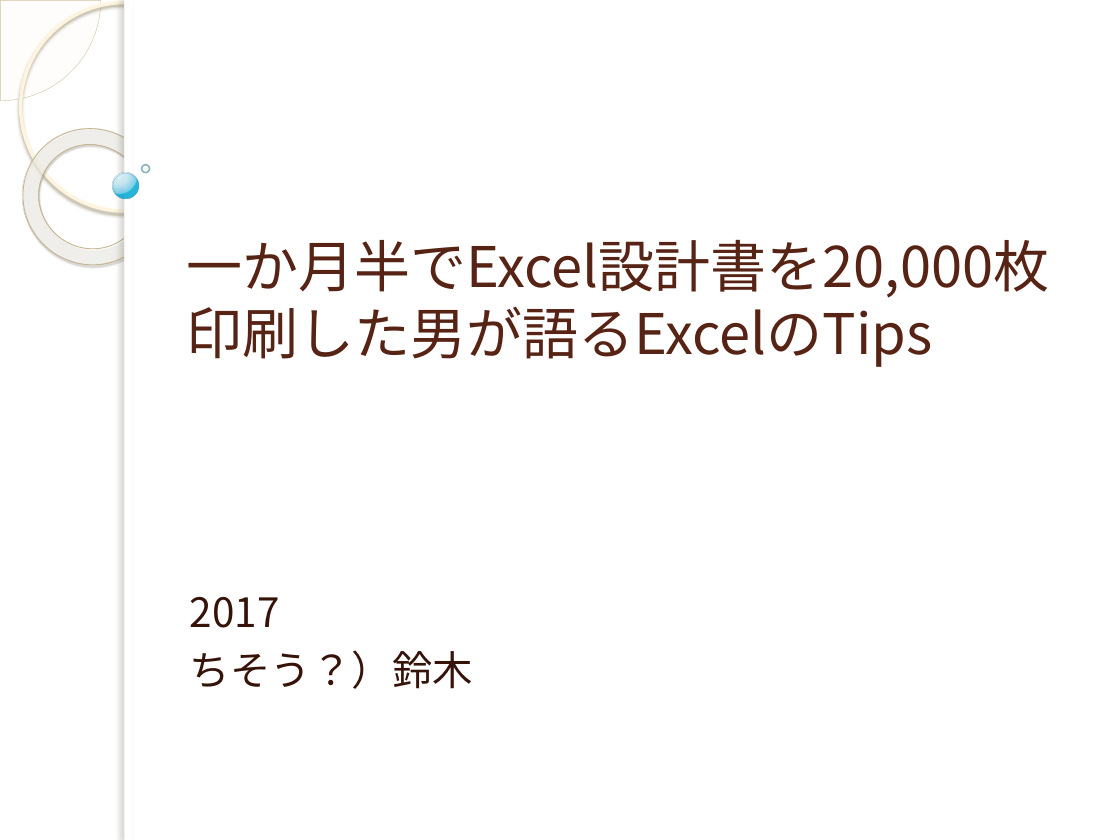
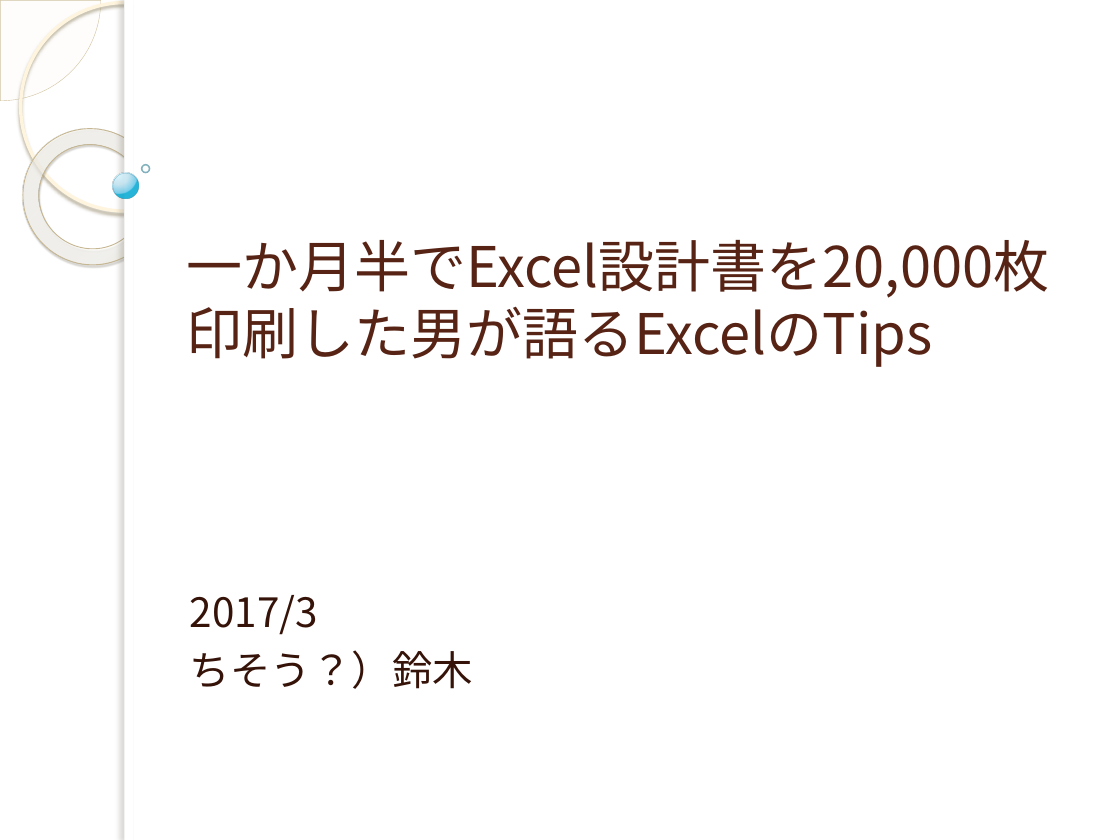
Before and after one commit to yuridonus/FEstudy, a slide deck: slide 1 of hateful_excel.pptx. Drawn at 1120x840 pixels with LibreOffice and Linux fonts; fonts in the diff are those of the drawing; background and template pictures are left out. Boxes give left, top, right and bottom in pixels: in the first picture for what was removed or moved away, otherwise in the second. Text is boxed around its words. In the diff, an @@ line names an element or a change of style, - is before the commit and + after.

```diff
--- a/hateful_excel.pptx
+++ b/hateful_excel.pptx
@@ subtitle at (190, 595, 318, 635): text changed @@
-2017
+2017/3
```
Also in this commit, not shown: 2 other slides changed, 4 slides added, 4 slides removed, 1 other file.
